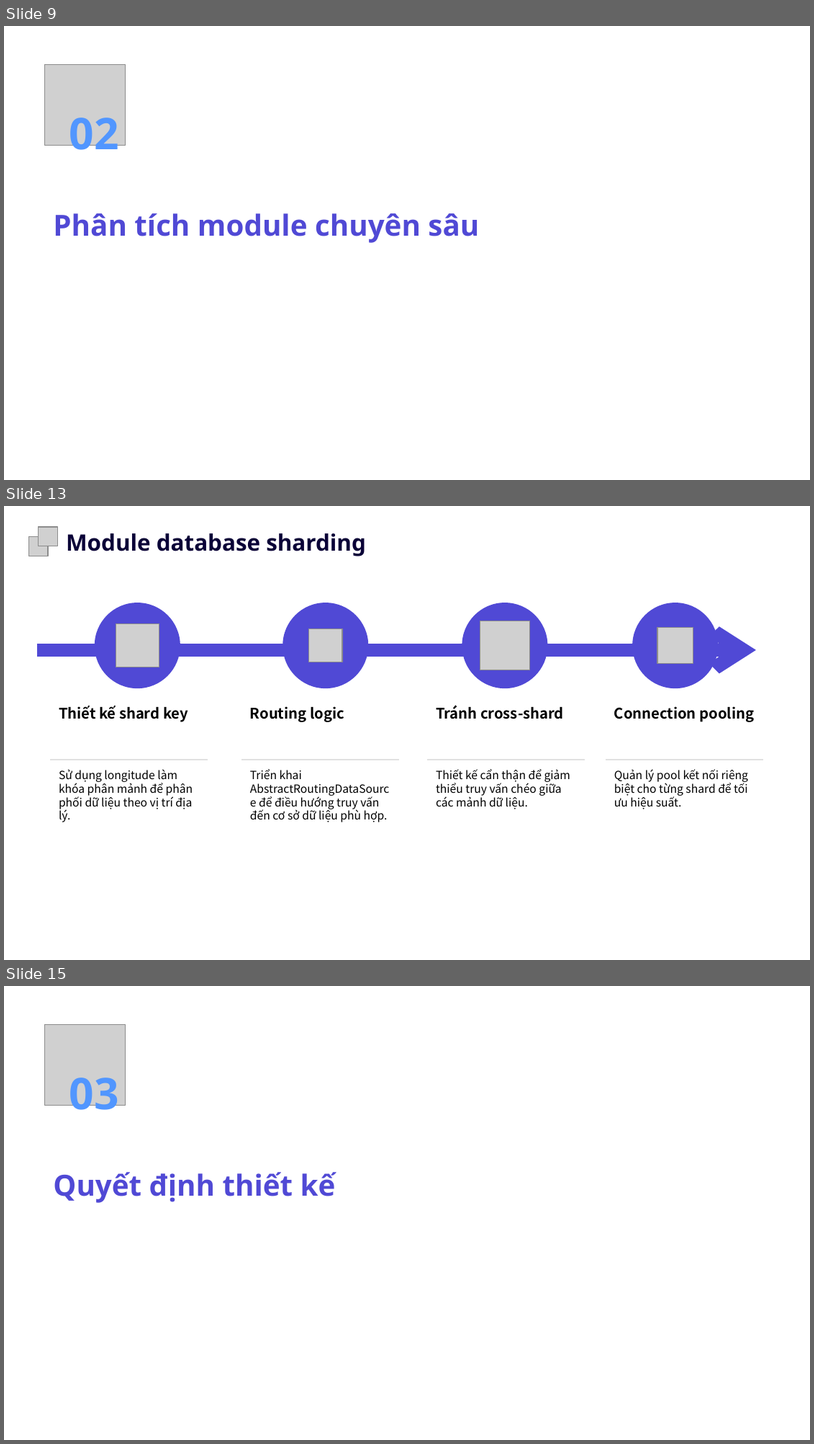
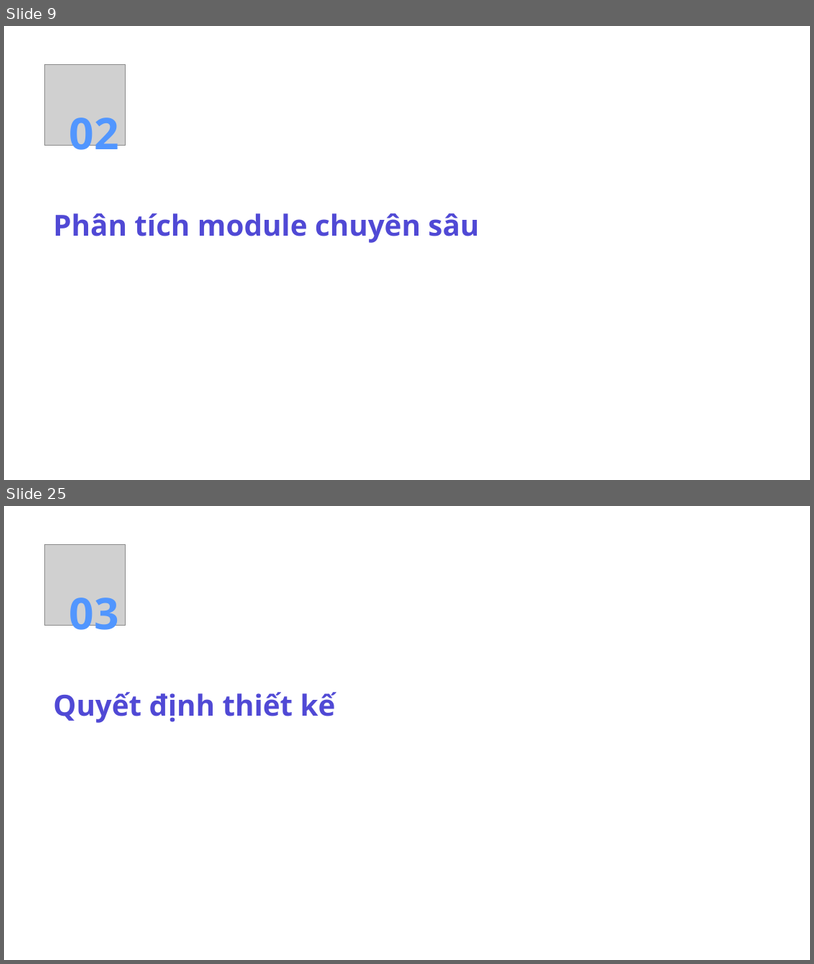
Before and after one commit to octguy/uit-go, a slide deck: docs/uit-go-report-slide.pptx. Shown one above the other, each under a label of ours: slides 9, 13 and 15 before the commit, slides 9 and 25 after it; the slides between them are not shown. The pictures are 814x1444 and 814x964 pixels, drawn with LibreOffice and Linux fonts; fonts in the diff are those of the drawing; grey boxes stand for pictures; background and template pictures are left out. Boxes give left, top, right and bottom in pixels: in the first picture for what was removed or moved away, otherwise in the second. Text is boxed around its words. In the diff, an @@ line names an element or a change of style, - is before the commit and + after.

```diff
--- a/docs/uit-go-report-slide.pptx
+++ b/docs/uit-go-report-slide.pptx
@@ slide 13 removed at (x1=4, y1=506, x2=810, y2=960), background picture (left out) @@
@@ freeform shape removed at (x1=13, y1=513, x2=801, y2=952) @@
@@ picture removed at (x1=39, y1=527, x2=58, y2=546) @@
@@ picture removed at (x1=29, y1=537, x2=49, y2=556) @@
@@ text removed at (x1=66, y1=533, x2=366, y2=556) @@
-Module database sharding
@@ freeform shape removed at (x1=94, y1=602, x2=180, y2=688) @@
@@ freeform shape removed at (x1=283, y1=602, x2=368, y2=688) @@
@@ freeform shape removed at (x1=462, y1=602, x2=548, y2=688) @@
@@ freeform shape removed at (x1=633, y1=602, x2=718, y2=688) @@
@@ picture removed at (x1=116, y1=624, x2=160, y2=667) @@
@@ picture removed at (x1=309, y1=628, x2=342, y2=662) @@
@@ picture removed at (x1=480, y1=621, x2=530, y2=670) @@
@@ picture removed at (x1=658, y1=628, x2=694, y2=663) @@
@@ freeform shape removed at (x1=37, y1=650, x2=756, y2=650) @@
@@ text removed at (x1=59, y1=705, x2=188, y2=722) @@
-Thiết kế shard key
@@ text removed at (x1=250, y1=706, x2=345, y2=722) @@
-Routing logic
@@ text removed at (x1=436, y1=705, x2=564, y2=719) @@
-Tránh cross-shard
@@ text removed at (x1=615, y1=706, x2=754, y2=722) @@
-Connection pooling
@@ freeform shape removed at (x1=50, y1=759, x2=207, y2=759) @@
@@ freeform shape removed at (x1=242, y1=759, x2=399, y2=759) @@
@@ freeform shape removed at (x1=427, y1=759, x2=584, y2=759) @@
@@ freeform shape removed at (x1=607, y1=759, x2=764, y2=759) @@
@@ text removed at (x1=59, y1=769, x2=193, y2=822) @@
-Sử dụng longitude làm khóa phân mảnh để phân phối dữ liệu theo vị trí địa lý.
@@ text removed at (x1=250, y1=769, x2=388, y2=822) @@
-Triển khai AbstractRoutingDataSource để điều hướng truy vấn đến cơ sở dữ liệu phù hợp.
@@ text removed at (x1=436, y1=769, x2=571, y2=809) @@
-Thiết kế cẩn thận để giảm thiểu truy vấn chéo giữa các mảnh dữ liệu.
@@ text removed at (x1=615, y1=769, x2=748, y2=809) @@
-Quản lý pool kết nối riêng biệt cho từng shard để tối ưu hiệu suất.
@@ what was slide 15 is now slide 25 @@
```
Also in this commit, not shown: 20 slides added, 4 other slides removed, 2 other files.
